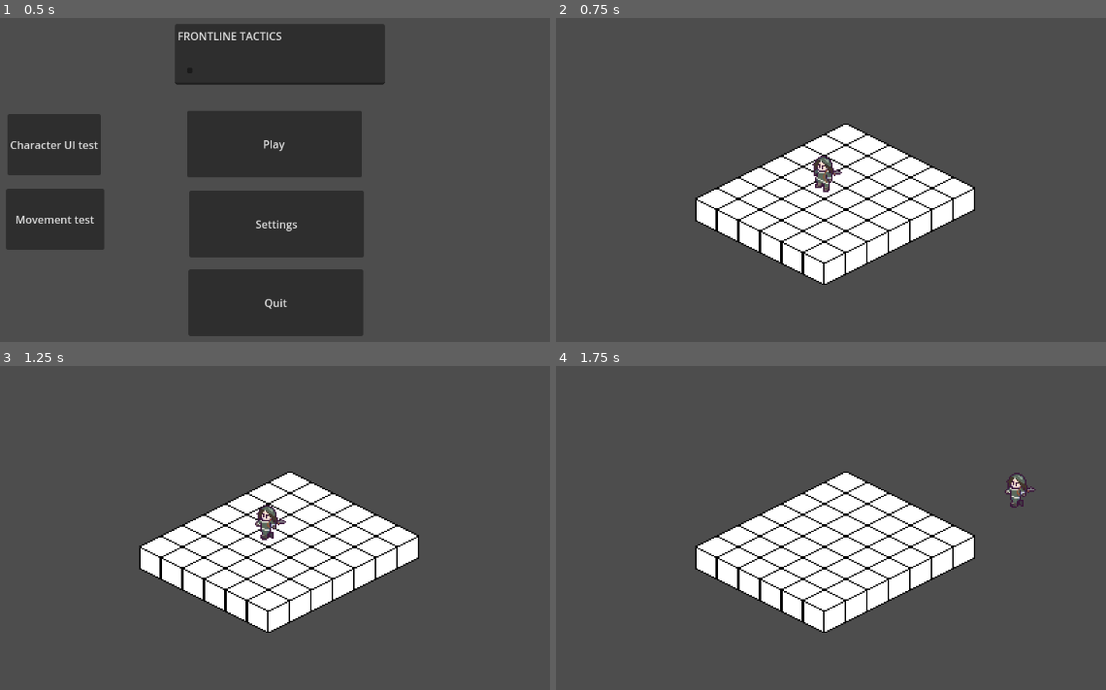
Above: before the commit, frames 1-4 (two rows, left to right).
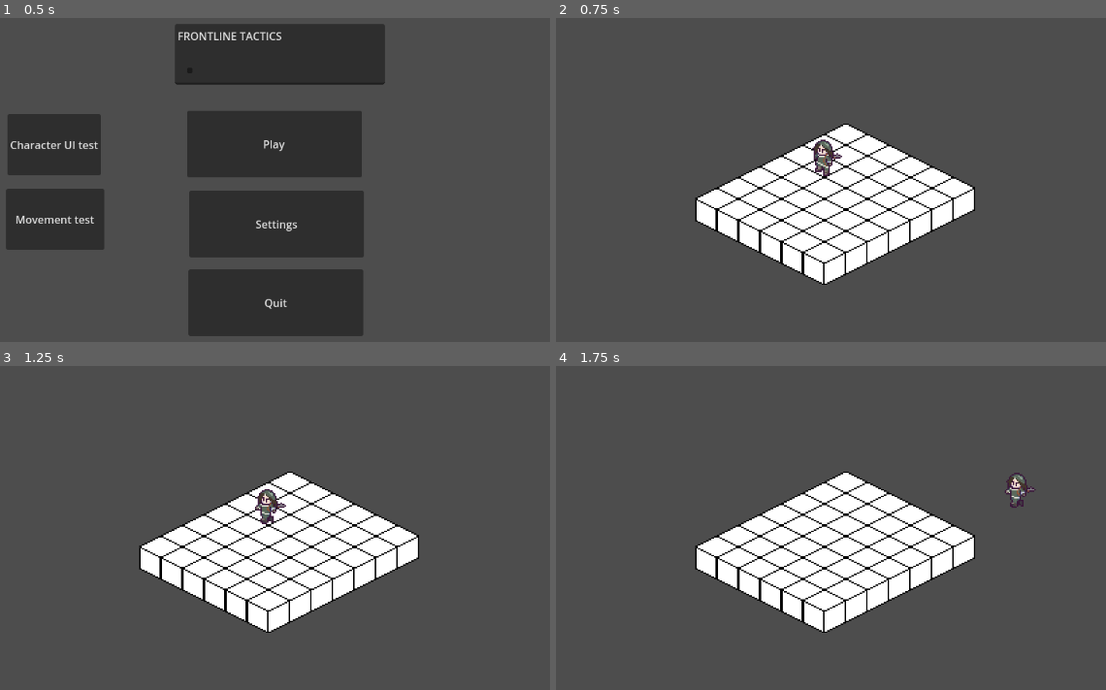
Above: after the commit, the same moments.

Repository: kiennguyenGH/TacticsPitch
Game: Godot game, scene res://main.tscn
Same seed, same stepped clock (60 frames per second), same inputs: the game is played once before the commit and once after it.
Inputs (mouse positions are in pixels of both pictures, inside the frame that each line leads up to):
- Up to frame 1 (0.5 s): no input
- Up to frame 2 (0.75 s): click "Movement test" at 0.5 s
- Up to frame 3 (1.25 s): no input
- Up to frame 4 (1.75 s): move the mouse to (1023, 502) at 1.27 s; click (1023, 502) at 1.35 s

Frame 1 is identical in both runs. In frame 2, 0.5% of the frame differs, in the area x 46-53%, y 37-54%; in frame 3, 0.5%; in frame 4, nothing differs.

Commit message:
fix position

Diff:
--- a/unit.gd
+++ b/unit.gd
@@ -16,4 +16,4 @@
 			print(mouse_pos)
 			print(tile_mouse_pos)
 			print(pos2)
-			position = Vector2(pos2.x, pos2.y-12)
+			position = Vector2(pos2.x, pos2.y)
--- a/unit.tscn
+++ b/unit.tscn
@@ -38,3 +38,4 @@
 animation = &"Idle"
 autoplay = "Idle"
 frame_progress = 0.364091
+offset = Vector2(0, -12)
